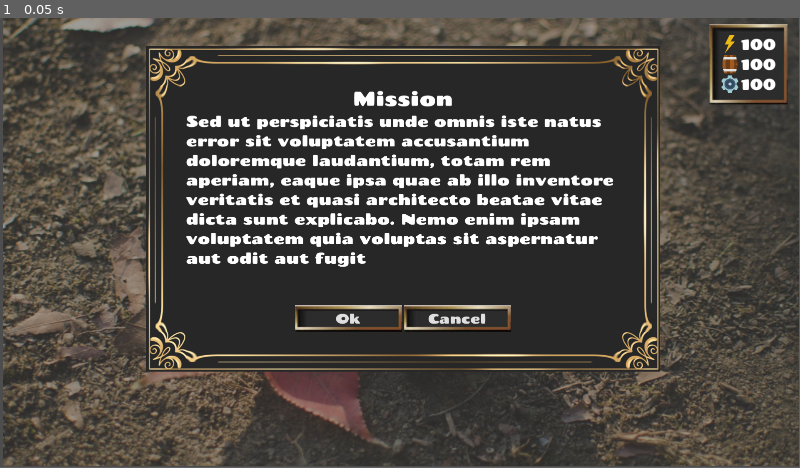
Above: before the commit, frame 1.
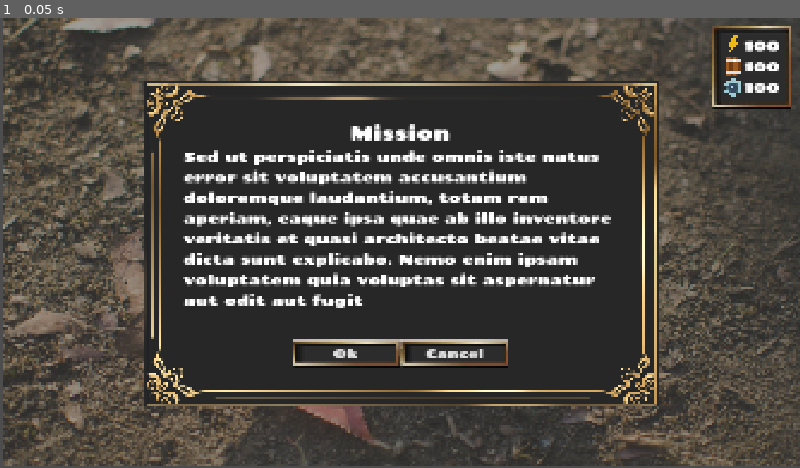
Above: after the commit, the same moment.

Repository: rCotche/gdUITuto
Game: Godot game, scene res://scenes/tuto_ui.tscn
Two runs of this game, one before a commit and one after it. Both use one fixed random seed, a clock stepped at 60 frames per second and the inputs below.
Inputs:
- Up to frame 1 (0.05 s): no input
In our replay, the window is 799x449 before the commit and 800x450 after it. These sizes can differ from the game's own. Grey fills any space a smaller window leaves; there, only what the larger window draws over its background counts as a difference.

The runs differ from the first frame. In frame 1, 28% of the frame differs, in the area x 0-100%, y 0-100%.

Commit message:
done

Diff:
--- a/project.godot
+++ b/project.godot
@@ -19,6 +19,8 @@
 
 window/size/viewport_width=1920
 window/size/viewport_height=1080
+window/stretch/mode="canvas_items"
+window/stretch/aspect="expand"
 
 [gui]
 
--- a/scenes/tuto_ui.tscn
+++ b/scenes/tuto_ui.tscn
@@ -20,10 +20,14 @@
 [node name="CanvasLayer" type="CanvasLayer" parent="."]
 
 [node name="resource" type="PanelContainer" parent="CanvasLayer"]
-offset_left = 1705.0
-offset_top = 14.0
-offset_right = 1892.0
-offset_bottom = 208.0
+anchors_preset = 1
+anchor_left = 1.0
+anchor_right = 1.0
+offset_left = -209.0
+offset_top = 16.0
+offset_right = -22.0
+offset_bottom = 210.0
+grow_horizontal = 0
 
 [node name="MarginContainer" type="MarginContainer" parent="CanvasLayer/resource"]
 layout_mode = 2
@@ -67,10 +71,17 @@
 text = "100"
 
 [node name="dialogue" type="PanelContainer" parent="CanvasLayer"]
-offset_left = 351.0
-offset_top = 67.0
-offset_right = 1586.0
-offset_bottom = 850.0
+anchors_preset = 8
+anchor_left = 0.5
+anchor_top = 0.5
+anchor_right = 0.5
+anchor_bottom = 0.5
+offset_left = -617.5
+offset_top = -391.5
+offset_right = 617.5
+offset_bottom = 391.5
+grow_horizontal = 2
+grow_vertical = 2
 theme_type_variation = &"BigPanelContainer"
 
 [node name="VBoxContainer" type="VBoxContainer" parent="CanvasLayer/dialogue"]
Not shown, changed: notes.txt
